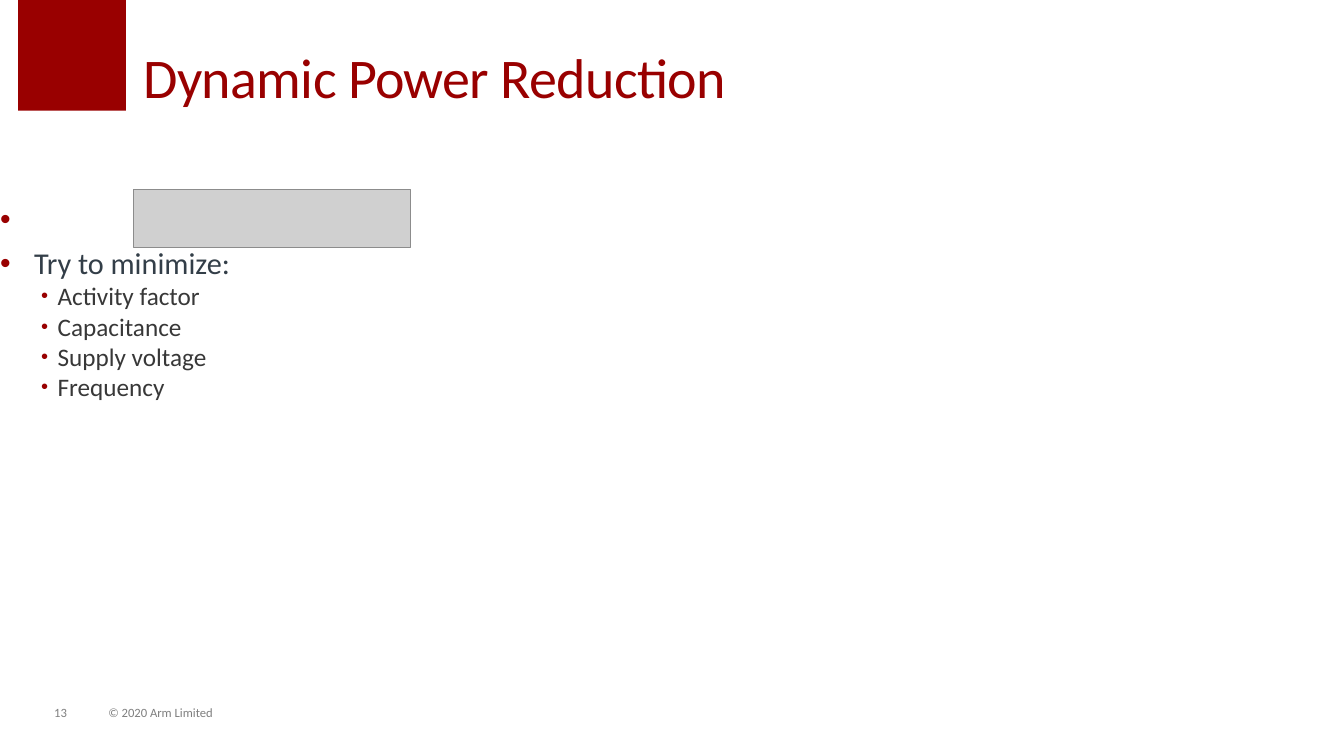
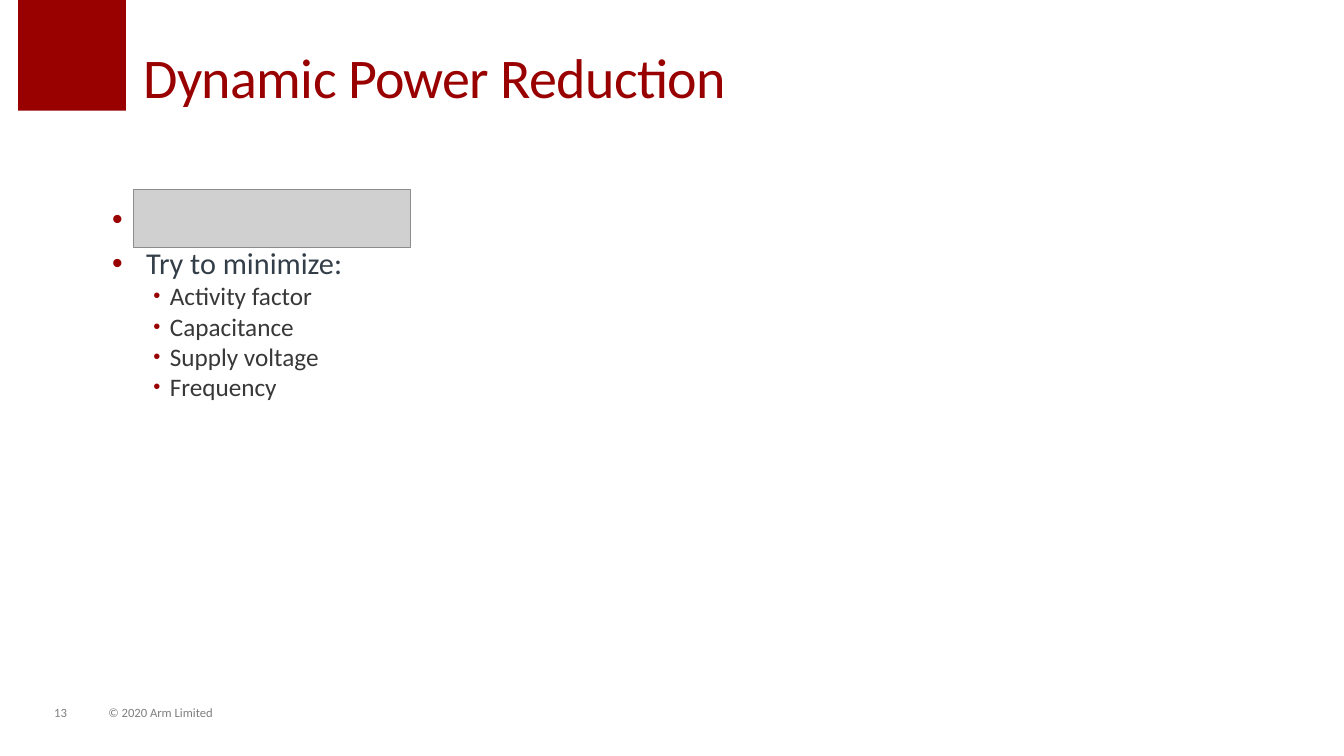
Before and after one commit to tdloveless/iu-vlsi, a slide deck: slide 13 of Slides/S25/7.0-Power.pptx. Drawn at 1344x756 pixels with LibreOffice and Linux fonts; fonts in the diff are those of the drawing; grey boxes stand for pictures; background and template pictures are left out. Boxes give left, top, right and bottom in pixels: in the first picture for what was removed or moved away, otherwise in the second. Text is boxed around its words. In the diff, an @@ line names an element or a change of style, - is before the commit and + after.

```diff
--- a/Slides/S25/7.0-Power.pptx
+++ b/Slides/S25/7.0-Power.pptx
@@ text "Try to minimize:": place and size @@
-text "Try to minimize:" at bbox=[34, 253, 230, 400]
+text "Try to minimize:" at bbox=[146, 253, 342, 400]
```
Also in this commit, not shown: 5 other slides changed, 2 slides added, 2 slides removed.
